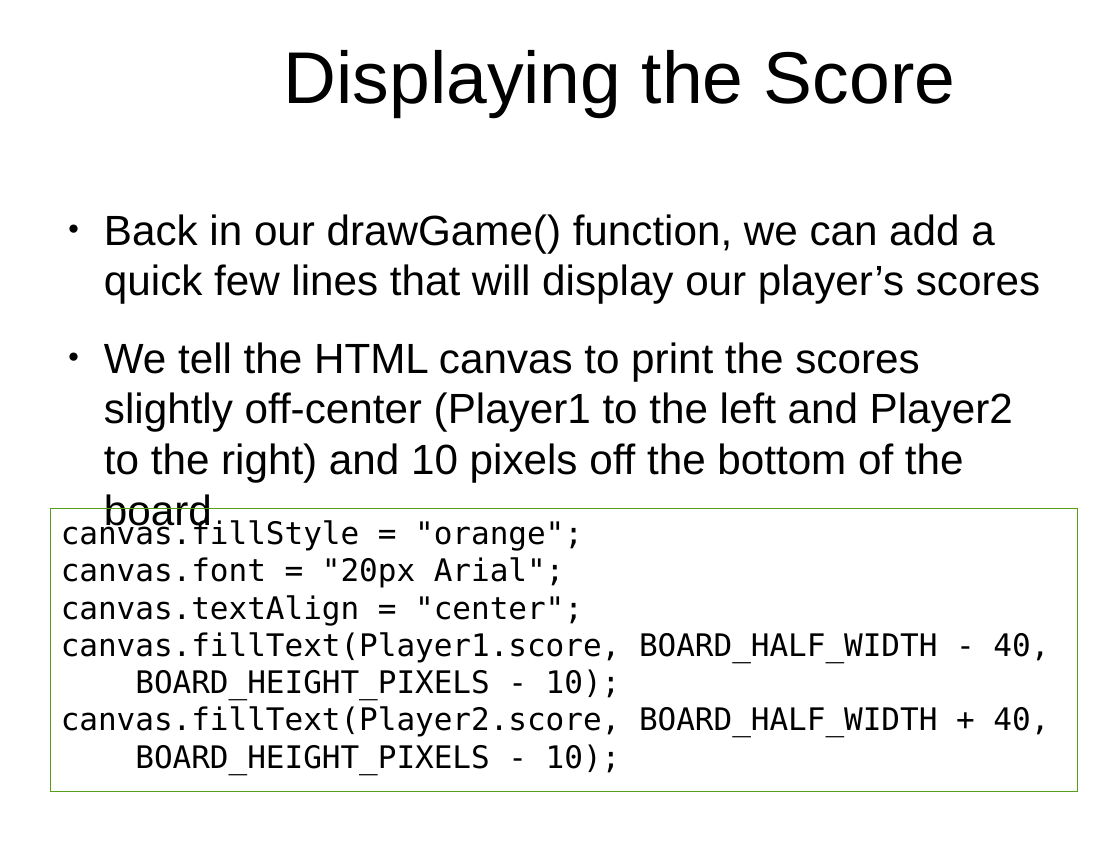
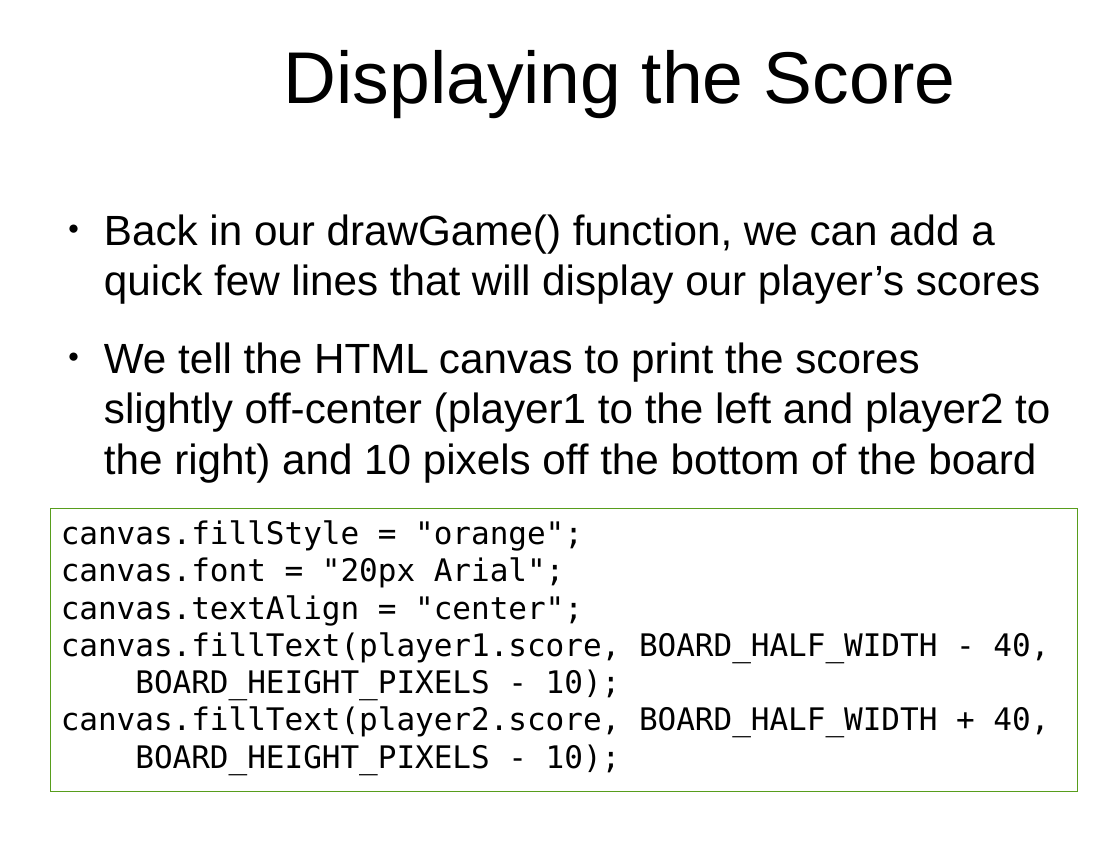
Before and after one commit to hillylew/PaddleBattle, a slide deck: slide 25 of PaddleBattle - Explorathon.odp. Drawn at 1120x841 pixels with LibreOffice and Linux fonts; fonts in the diff are those of the drawing; background and template pictures are left out. Boxes give left, top, right and bottom in pixels: in the first picture for what was removed or moved away, otherwise in the second. Text is boxed around its words. In the diff, an @@ line names an element or a change of style, - is before the commit and + after.

```diff
--- a/PaddleBattle - Explorathon.odp
+++ b/PaddleBattle - Explorathon.odp
@@ text at <box>104,342,1050,482</box>: text changed @@
-● We tell the HTML canvas to print the scores slightly off-center (Player1 to the left and Player2 to the right) and 10 pixels off the bottom of the board
+● We tell the HTML canvas to print the scores slightly off-center (player1 to the left and player2 to the right) and 10 pixels off the bottom of the board
@@ text in rectangle at <box>61,632,1049,773</box>: text changed @@
-canvas.fillText(Player1.score, BOARD_HALF_WIDTH - 40, BOARD_HEIGHT_PIXELS - 10);
-canvas.fillText(Player2.score, BOARD_HALF_WIDTH + 40, BOARD_HEIGHT_PIXELS - 10);
+canvas.fillText(player1.score, BOARD_HALF_WIDTH - 40, BOARD_HEIGHT_PIXELS - 10);
+canvas.fillText(player2.score, BOARD_HALF_WIDTH + 40, BOARD_HEIGHT_PIXELS - 10);
```
Also in this commit, not shown: 17 other slides changed, 2 other files.
